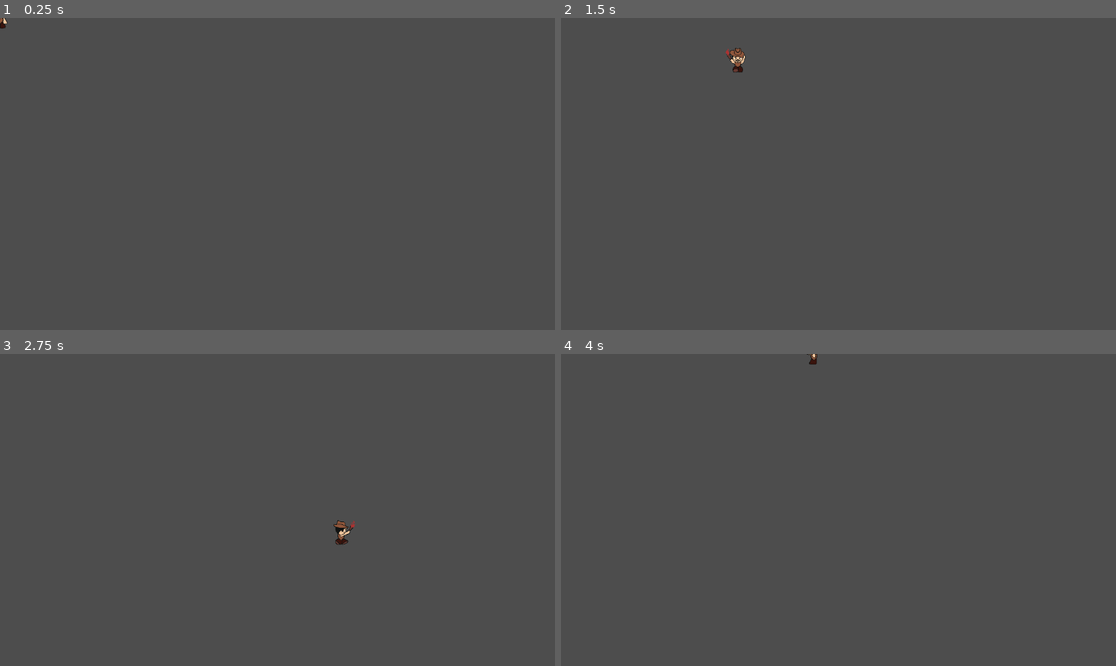
Above: before the commit, frames 1-4 (two rows, left to right).
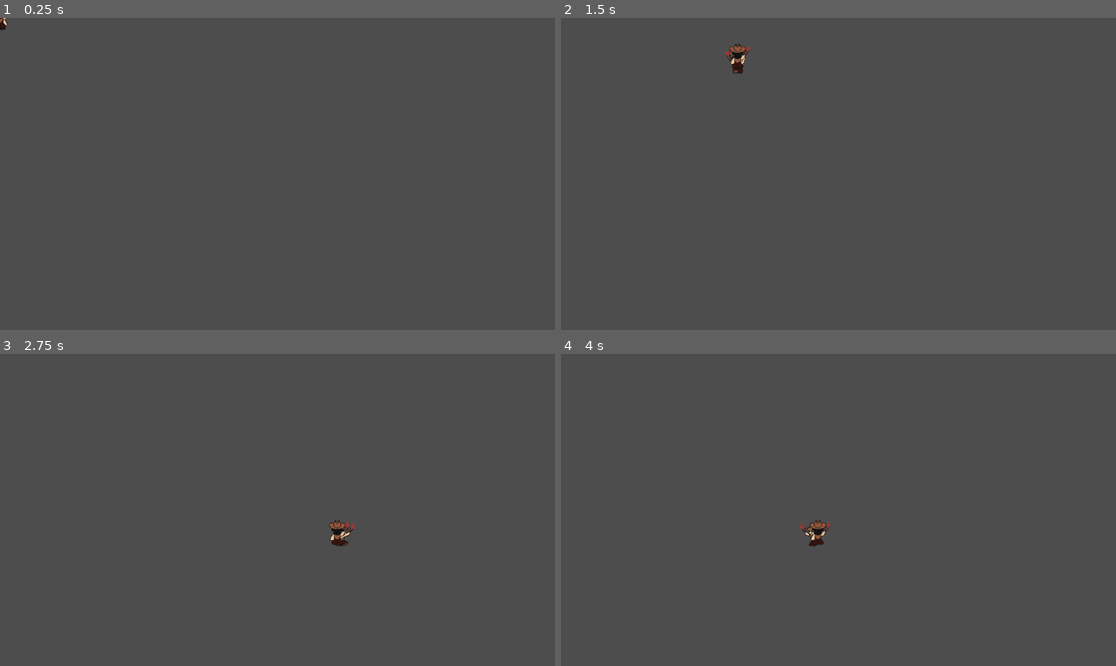
Above: after the commit, the same moments.

Repository: sugoidash/Echoes-of-the-Lost
Game: Godot game, scene res://Scenes/test.tscn
The game is run twice, just before and just after one commit, with the same random seed, the same clock (stepped at 60 frames per second) and the same inputs.
Inputs:
- Up to frame 1 (0.25 s): no input
- Up to frame 2 (1.5 s): tap Enter at 0.5 s; hold D (right) 0.53-1.28 s; hold S (down) from 1.28 s (still down)
- Up to frame 3 (2.75 s): release S (down) at 2.03 s; hold D (right) from 2.03 s (still down)
- Up to frame 4 (4 s): release D (right) at 2.78 s; hold W (up) 2.78-3.53 s; hold A (left) from 3.53 s (still down)

The runs differ from the first frame. In frame 1, less than 0.1% of the frame differs, in the area x 0-2%, y 0-4%; in frame 2, 0.2%; in frame 3, 0.2%; in frame 4, 0.3%, in the area x 43-49%, y 0-62%.
Error after the commit: Invalid assignment of property or key 'phantom' with value of type 'CharacterBody2D (Phantom)' on a base object of type 'Node (Phantom_State_Idle)'. (res://Ene…

Commit message:
added template for phantom

Diff:
--- /dev/null
+++ b/Enemies/Phantom/Scripts/States/idle.gd
@@ -0,0 +1,2 @@
+## Idle State
+class_name Phantom_State_Idle extends State
--- /dev/null
+++ b/Enemies/Phantom/Scripts/animation_handler.gd
@@ -0,0 +1 @@
+extends AnimationHandler
--- /dev/null
+++ b/Enemies/Phantom/Scripts/phantom_data.gd
@@ -0,0 +1,6 @@
+class_name PhantomData extends Node
+
+@export var max_speed: float = 120.0
+@export var acceleration: float = 1000.0
+@export var friction: float = 800.0
+@export var jump_velocity: float = -350.0
--- /dev/null
+++ b/Enemies/Phantom/Scripts/phantom_state_machine.gd
@@ -0,0 +1,52 @@
+class_name PhantomStateMachine extends Node
+
+var states: Dictionary
+var prev_state: State
+var current_state: State
+@onready var animation_player: AnimationPlayer = $"../AnimationPlayer"
+@onready var phantom_data: Node = $"../PhantomData"
+
+func _ready():
+	process_mode = Node.PROCESS_MODE_DISABLED
+	pass
+
+func _process(delta):
+	ChangeState(current_state.Process(delta))
+	pass
+
+func _physics_process(delta):
+	ChangeState(current_state.Physics(delta))
+	pass
+
+func _unhandled_input(event):
+	ChangeState(current_state.HandleInput(event))
+	pass
+
+func Initialize(_phantom: Phantom) -> void:
+	states = {}
+
+	for c in get_children():
+		if c is State:
+			states[c.name] = c
+
+	if states.size() == 0:
+		print("Player has no states")
+		return
+
+	states["Idle"].phantom = _phantom
+	states["Idle"].state_machine = self
+	states["Idle"].phantom_data = phantom_data
+	ChangeState(states["Idle"])
+	animation_player.Initialize()
+	process_mode = Node.PROCESS_MODE_INHERIT
+
+func ChangeState( new_state: State) -> void:
+	if new_state == null || new_state == current_state:
+		return
+
+	if current_state:
+		current_state.Exit()
+
+	prev_state = current_state
+	current_state = new_state
+	current_state.Enter()
--- /dev/null
+++ b/Enemies/Phantom/phantom.gd
@@ -0,0 +1,14 @@
+class_name Phantom extends CharacterBody2D
+
+@onready var sprite: Sprite2D = $Sprite2D
+@onready var state_machine: PhantomStateMachine = $StateMachine
+
+func _ready():
+	state_machine.Initialize(self)
+	pass
+
+func _process(_delta):
+	pass
+
+func _physics_process(_delta):
+	move_and_slide()
--- /dev/null
+++ b/Enemies/Phantom/phantom.tscn
@@ -0,0 +1,57 @@
+[gd_scene load_steps=11 format=3 uid="uid://b2gv3ufjsgq3u"]
+
+[ext_resource type="Script" uid="uid://p60pllh2b4md" path="res://Enemies/Phantom/phantom.gd" id="1_mioq8"]
+[ext_resource type="Script" path="res://Enemies/Phantom/Scripts/enemy_data.gd" id="2_tab3i"]
+[ext_resource type="Script" uid="uid://4658vbc8tcsb" path="res://Enemies/Phantom/Scripts/animation_handler.gd" id="3_tab3i"]
+[ext_resource type="Texture2D" uid="uid://cli0vcij3g7f2" path="res://Assets/Player/Treasure Hunter.png" id="4_1owa3"]
+[ext_resource type="Script" uid="uid://bp3fklpyfo854" path="res://Enemies/Phantom/Scripts/phantom_state_machine.gd" id="4_xc077"]
+[ext_resource type="Script" uid="uid://360s666u5yyi" path="res://Enemies/Phantom/Scripts/States/idle.gd" id="6_fc64k"]
+
+[sub_resource type="CapsuleShape2D" id="CapsuleShape2D_xc077"]
+
+[sub_resource type="CircleShape2D" id="CircleShape2D_saafr"]
+radius = 112.872
+
+[sub_resource type="CircleShape2D" id="CircleShape2D_yji1j"]
+radius = 64.0078
+
+[sub_resource type="CircleShape2D" id="CircleShape2D_1owa3"]
+radius = 90.3549
+
+[node name="Phantom" type="CharacterBody2D"]
+script = ExtResource("1_mioq8")
+
+[node name="PhantomData" type="Node" parent="."]
+script = ExtResource("2_tab3i")
+
+[node name="CollisionShape2D" type="CollisionShape2D" parent="."]
+shape = SubResource("CapsuleShape2D_xc077")
+
+[node name="AnimationPlayer" type="AnimationPlayer" parent="."]
+script = ExtResource("3_tab3i")
+
+[node name="Sprite2D" type="Sprite2D" parent="."]
+texture = ExtResource("4_1owa3")
+hframes = 4
+vframes = 4
+
+[node name="StateMachine" type="Node" parent="."]
+script = ExtResource("4_xc077")
+
+[node name="Idle" type="Node" parent="StateMachine"]
+script = ExtResource("6_fc64k")
+
+[node name="Idle_Range" type="Area2D" parent="."]
+
+[node name="CollisionShape2D" type="CollisionShape2D" parent="Idle_Range"]
+shape = SubResource("CircleShape2D_saafr")
+
+[node name="Chase_Range" type="Area2D" parent="."]
+
+[node name="CollisionShape2D" type="CollisionShape2D" parent="Chase_Range"]
+shape = SubResource("CircleShape2D_yji1j")
+
+[node name="Effect_Range" type="Area2D" parent="."]
+
+[node name="CollisionShape2D" type="CollisionShape2D" parent="Effect_Range"]
+shape = SubResource("CircleShape2D_1owa3")
--- a/Scenes/test.tscn
+++ b/Scenes/test.tscn
@@ -1,7 +1,10 @@
-[gd_scene load_steps=2 format=3 uid="uid://dlr6q52o4b86d"]
+[gd_scene load_steps=3 format=3 uid="uid://dlr6q52o4b86d"]
 
 [ext_resource type="PackedScene" uid="uid://ds7sc1kim2t2x" path="res://Player/player.tscn" id="1_lc1oi"]
+[ext_resource type="PackedScene" uid="uid://b2gv3ufjsgq3u" path="res://Enemies/Phantom/phantom.tscn" id="2_8od7v"]
 
 [node name="Playground" type="Node2D"]
 
 [node name="Player" parent="." instance=ExtResource("1_lc1oi")]
+
+[node name="Phantom" parent="." instance=ExtResource("2_8od7v")]
Not shown, added: Enemies/Phantom/Scripts/States/idle.gd.uid
Not shown, added: Enemies/Phantom/Scripts/animation_handler.gd.uid
Not shown, added: Enemies/Phantom/Scripts/phantom_data.gd.uid
Not shown, added: Enemies/Phantom/Scripts/phantom_state_machine.gd.uid
Not shown, added: Enemies/Phantom/phantom.gd.uid
